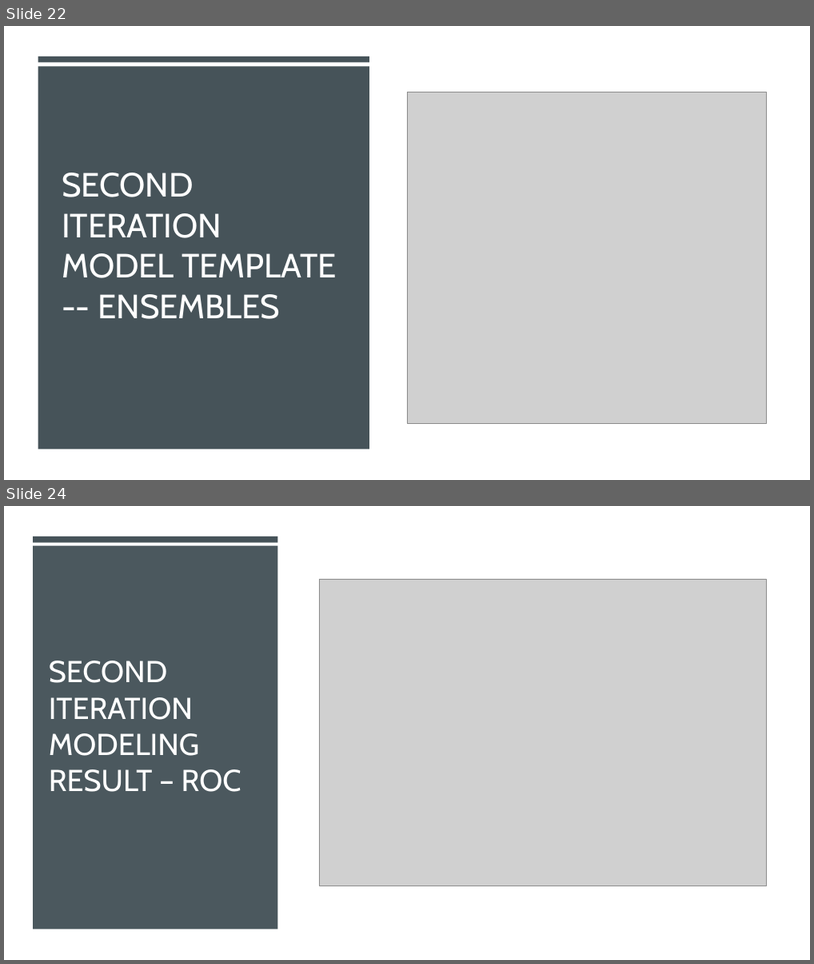
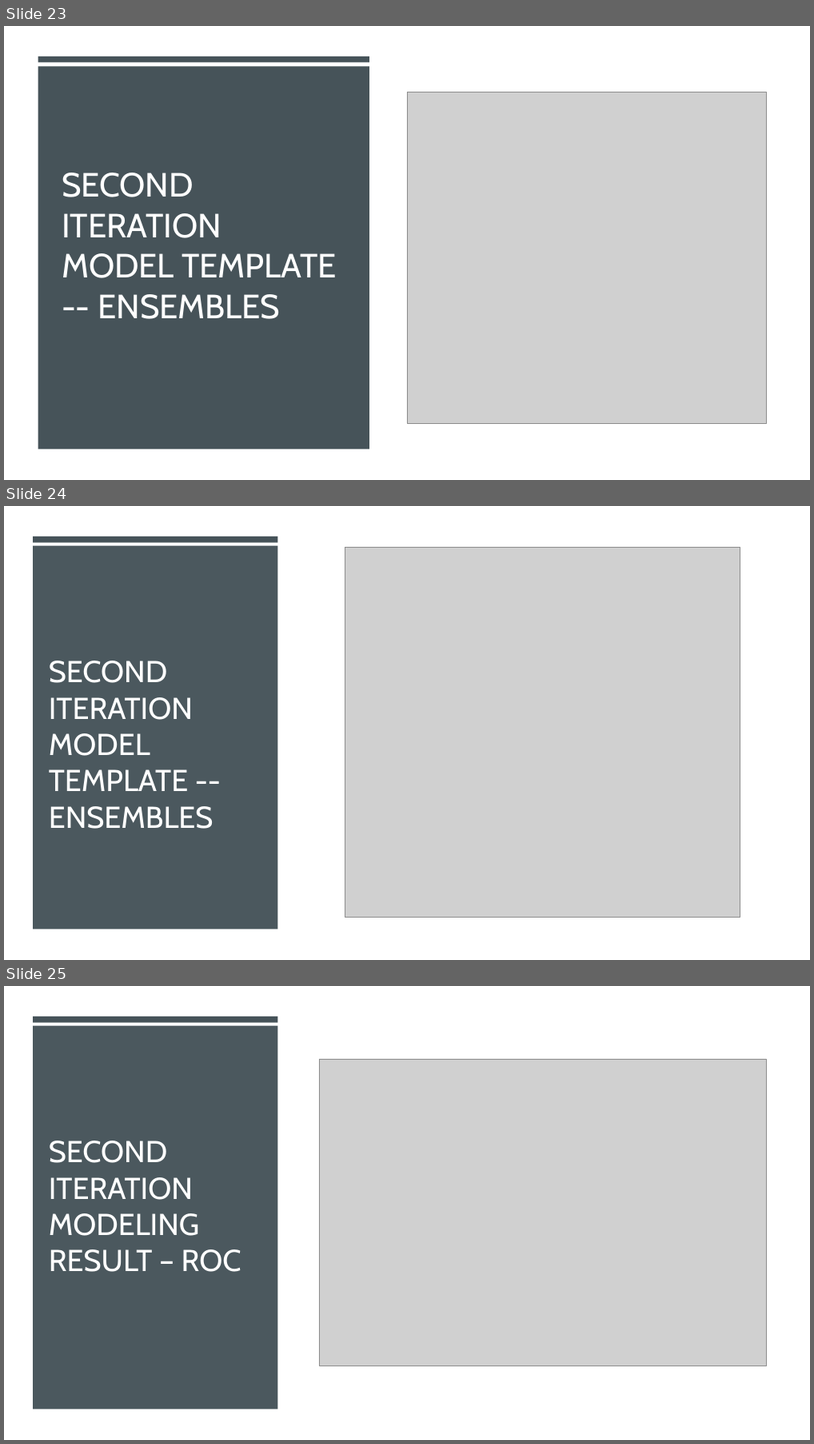
Before and after one commit to SvenWeiss-HDM/Classification, a slide deck: HDM Data Science v0226 _copySven.pptx. Shown one above the other, each under a label of ours: slides 22 and 24 before the commit, slides 23, 24 and 25 after it; the slides between them are not shown. The pictures are 814x964 and 814x1444 pixels, drawn with LibreOffice and Linux fonts; fonts in the diff are those of the drawing; grey boxes stand for pictures. Boxes give left, top, right and bottom in pixels: in the first picture for what was removed or moved away, otherwise in the second. Text is boxed around its words. In the diff, an @@ line names an element or a change of style, - is before the commit and + after.

```diff
--- a/HDM Data Science v0226 _copySven.pptx
+++ b/HDM Data Science v0226 _copySven.pptx
@@ slide 24 added at bbox=[4, 506, 810, 960], background #FFFFFF @@
@@ rectangle added at bbox=[4, 506, 810, 960], fill #FFFFFF @@
@@ rectangle added at bbox=[33, 546, 278, 929], fill #465359 at 97% opacity @@
@@ rectangle added at bbox=[33, 536, 278, 542], fill #465359 @@
@@ picture added at bbox=[346, 547, 741, 917] @@
@@ title added at bbox=[49, 660, 214, 828], 36 pt, text #FFFFFF @@
+SECOND ITERATION
+MODEL TEMPLATE -- ENSEMBLES
@@ what was slide 22 is now slide 23 @@
@@ what was slide 24 is now slide 25 @@
```
Also in this commit, not shown: 1 slide changed, 18 other files.
